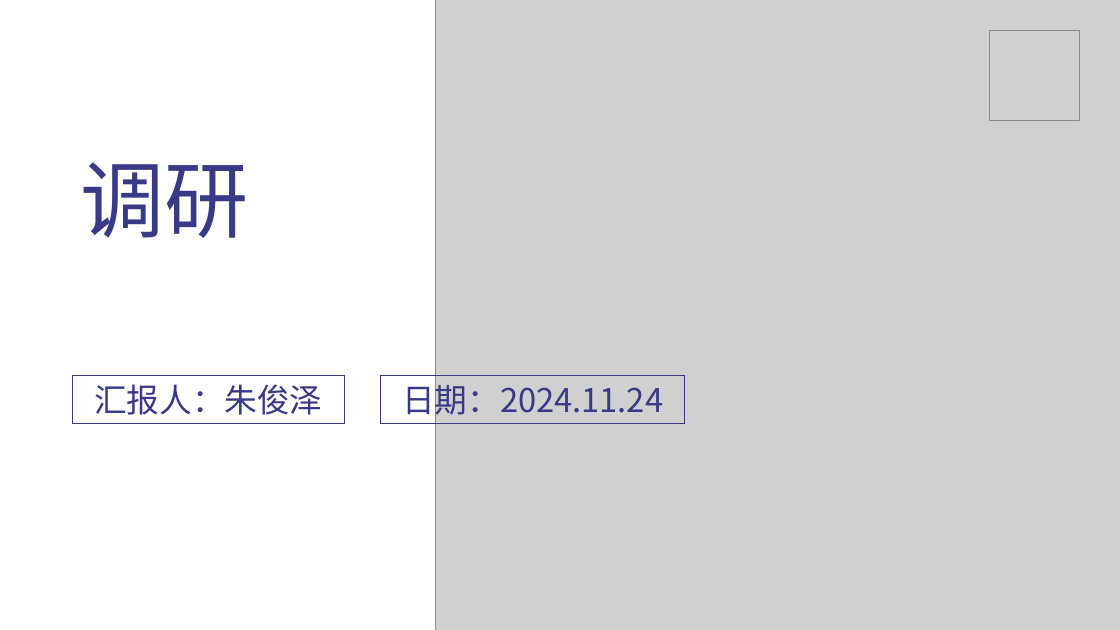
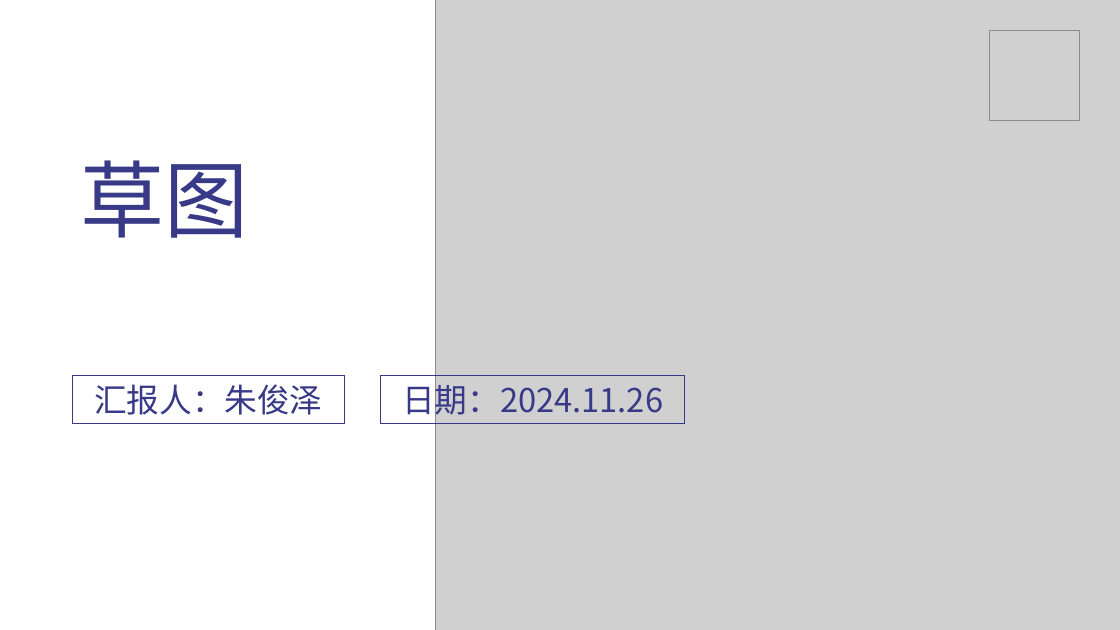
Before and after one commit to tj-messi/cv-computer-visual-tj, a slide deck: slide 1 of 0.跟做项目/前列腺炎诊断--医疗影像大模型/进度汇报/2024-11-26 - 草图.pptx. Drawn at 1120x630 pixels with LibreOffice and Linux fonts; fonts in the diff are those of the drawing; grey boxes stand for pictures. Boxes give left, top, right and bottom in pixels: in the first picture for what was removed or moved away, otherwise in the second. Text is boxed around its words. In the diff, an @@ line names an element or a change of style, - is before the commit and + after.

```diff
--- a/0.跟做项目/前列腺炎诊断--医疗影像大模型/进度汇报/2024-11-26 - 草图.pptx
+++ b/0.跟做项目/前列腺炎诊断--医疗影像大模型/进度汇报/2024-11-26 - 草图.pptx
@@ text at box(81, 160, 249, 238): text changed @@
-调研
+草图
@@ text in rectangle at box(402, 379, 663, 421): text changed @@
-日期：2024.11.24
+日期：2024.11.26
```
Also in this commit, not shown: 1 other slide changed, 1 other file.
